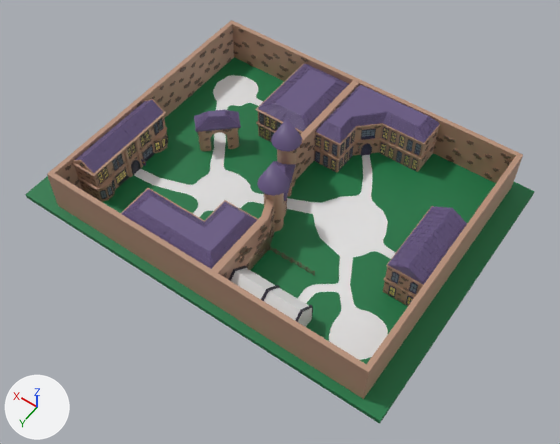
The FBX model Assets/3D Assets/MainBuild.fbx: old version first, new version second.
Both versions are drawn from a camera (50 mm lens) standing at (-156.0, 171.0, 248.0) and looking at (-45.0, 15.0, 4.0). The lights are fixed; the arrows at lower left show +X, +Y and +Z. Where no turn or scale is listed for an object, it has been applied to the vertices.

Names of what the first picture shows: 'Bibliothek', 'Bogen.001', 'Glas', 'Gras', 'Hauptgebäude', 'Kies', 'Lerngebäude', 'Mauern', 'Turm1', 'Turm2', 'Wohnhaus', 'Zeremoniehalle'.
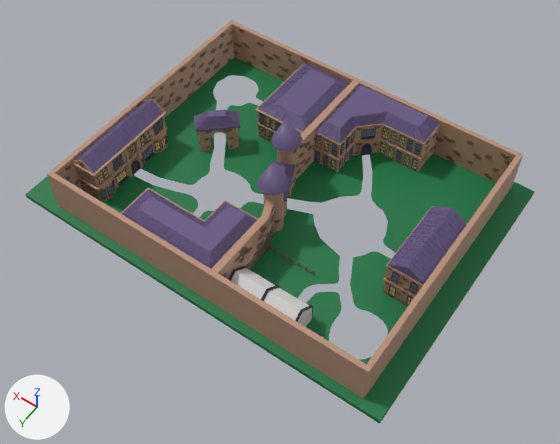
Where the newer file only moved an object's origin or applied its transform, the numbers keep the older frame.

Location of each change, [x1, y1, x2, y2] in pixels of the pictures (560 x 444 px):
'Kies', deleted
    before: [134, 75, 396, 360]

The edits, one by one:
Object 'Kies' (ob_kies) is deleted.
